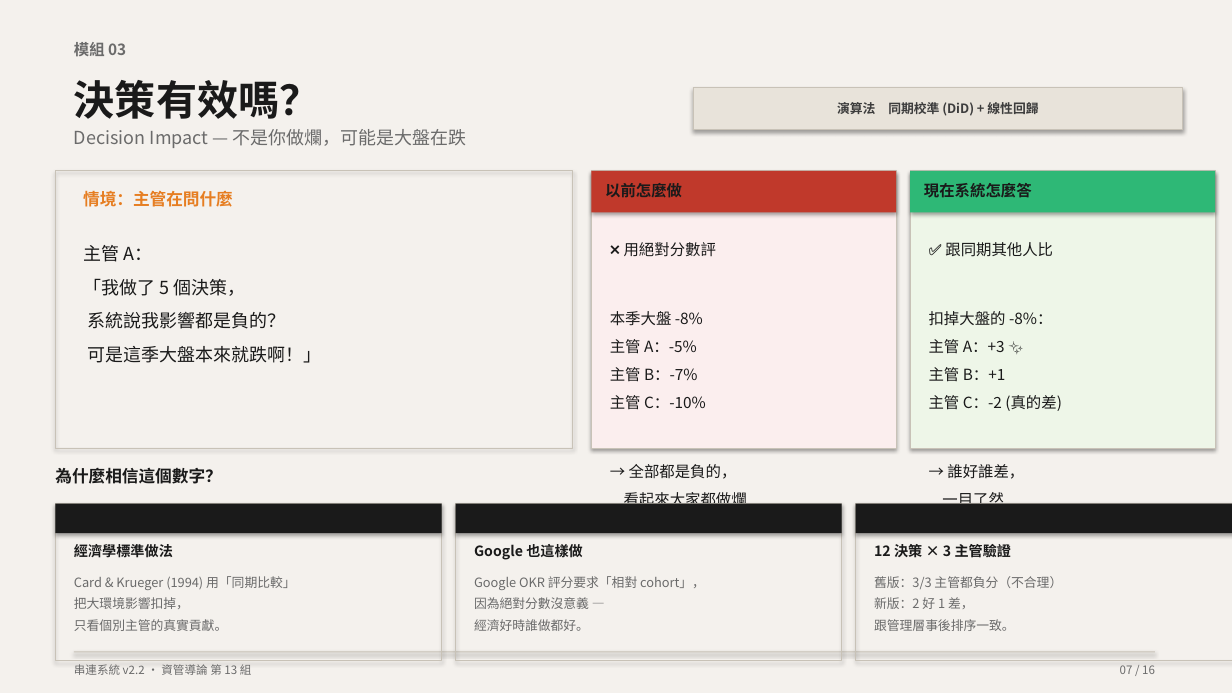
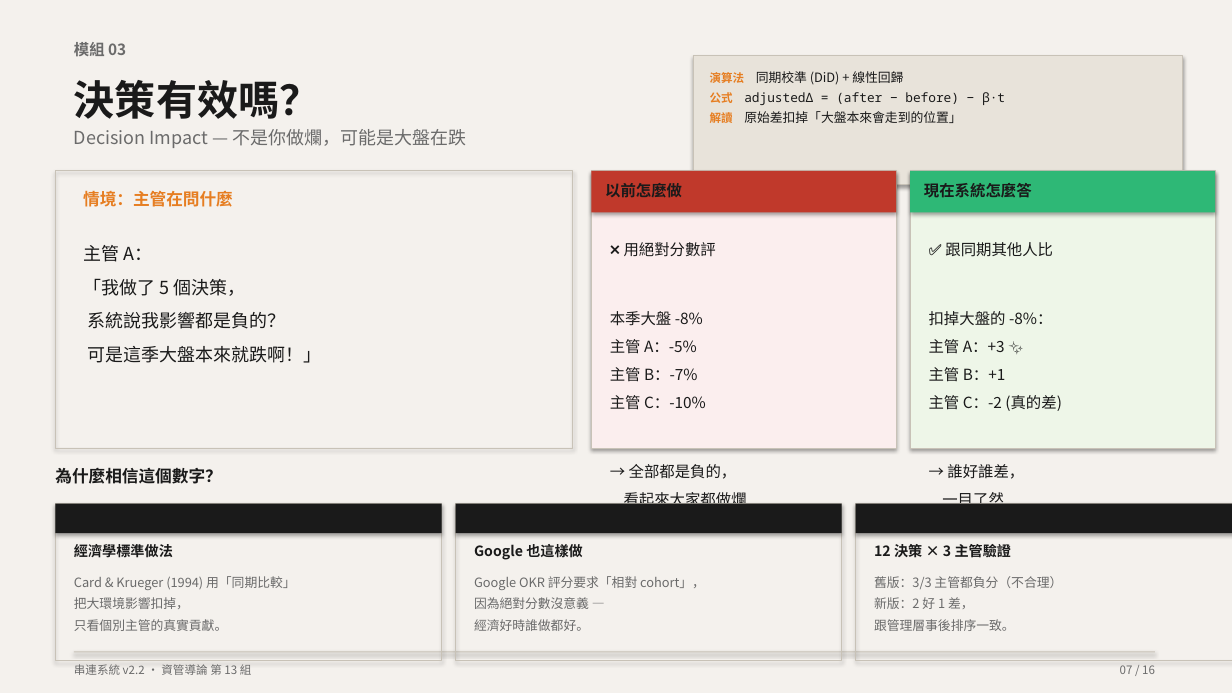
Before and after one commit to Peter2594/chuanlien-system-v2, a slide deck: slide 7 of docs/串連系統_簡報.pptx. Drawn at 1232x693 pixels with LibreOffice and Linux fonts; fonts in the diff are those of the drawing. Boxes give left, top, right and bottom in pixels: in the first picture for what was removed or moved away, otherwise in the second. Text is boxed around its words. In the diff, an @@ line names an element or a change of style, - is before the commit and + after.

Commit message:
docs(slides): 四頁加上公式 + 解讀
每個公式都標清楚「為什麼這樣寫」的一句話解釋。

Slide 5 員工負載：
  公式：Load = Σᵢ wᵢ · Countᵢ · e^(−tᵢ/14)
  解讀：每件事 × 重要性權重 × 時間打折，累加後排名

Slide 7 決策影響：
  公式：adjustedΔ = (after − before) − β·t
  解讀：原始差扣掉「大盤本來會走到的位置」

Slide 9 智能搜尋（BM25F）：
  公式：score = Σ wᶠ · IDF · TF / (TF + k₁(1−b+b·dl/avgdl))
  解讀：欄位加權 × 詞稀有度 × 詞頻飽和 × 長度修正
  (順便移除之前的假數字「命中率提升 93%」)

Slide 11 部門網絡：
  公式：Δ = (A → B) − (B → A)　|　閾值 = 1σ ≈ 5 次
  解讀：經驗分佈標準差 σ ≈ 4.8 → 取 5 抓 top 16%

模組頁 (5/7) 的演算法 chip 從 1 行擴展到 3 行（演算法/公式/解讀），
亮點頁 (9/11) 在右卡底部加 hairline 分隔線 + 公式區塊。

工程上保持工業風（公式用 Consolas 等寬字、accent 橘標 label）。

```diff
--- a/docs/串連系統_簡報.pptx
+++ b/docs/串連系統_簡報.pptx
@@ rectangle "演算法 同期校準 (DiD) + 線性回歸": place and size @@
-rectangle "演算法 同期校準 (DiD) + 線性回歸" at [693, 88, 1183, 129]
+rectangle "演算法 同期校準 (DiD) + 線性回歸" at [693, 55, 1183, 185]
@@ rectangle "演算法 同期校準 (DiD) + 線性回歸" at [693, 55, 1183, 185]: vertical alignment middle to top @@
@@ text in rectangle at [710, 71, 903, 84]: size 10 to 9 pt, text colour #3D3D3D to #E67E22 in "演算法"; text colour #3D3D3D to #1A1A1A, bold off in "同期校準 (DiD) + 線性回歸"; alignment centre to left; line spacing 1 to 1.3 @@
@@ text in rectangle at [710, 92, 1005, 126]: paragraphs added @@
+公式 adjustedΔ = (after − before) − β·t
+解讀 原始差扣掉「大盤本來會走到的位置」
```
Also in this commit, not shown: 4 other slides changed, 1 other file.
